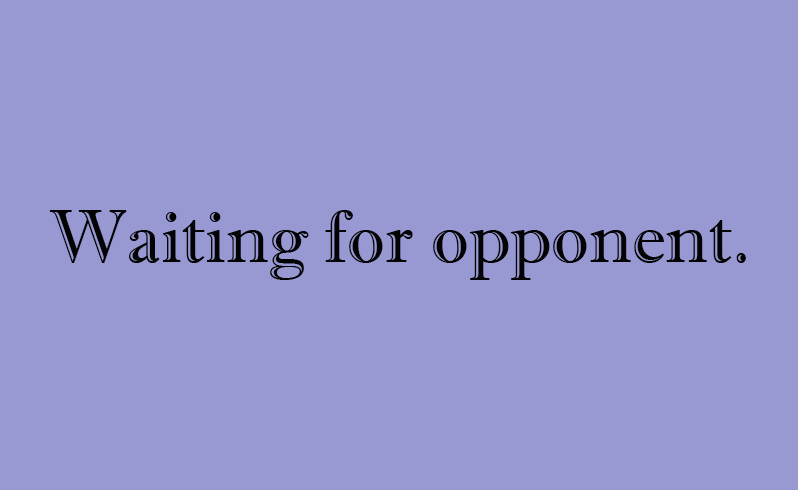
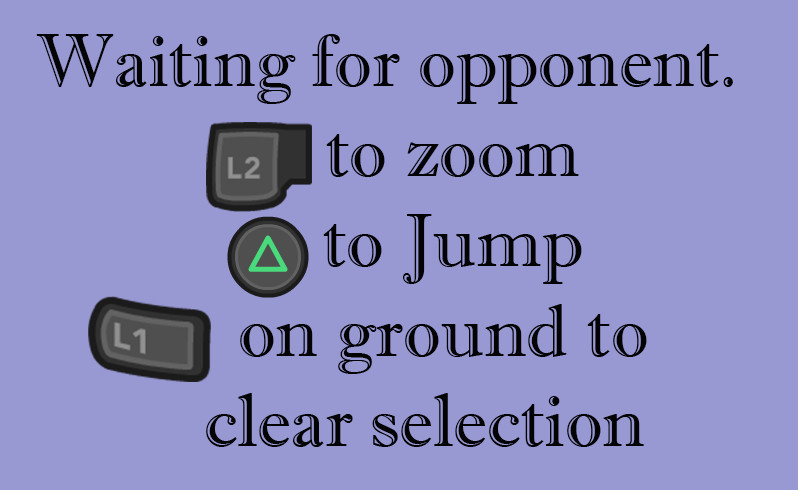
Layered file, before and after one edit (798x490). Changes by layer:
added layer "PS3_L2" above "PS3_Triangle" over (206, 122, 312, 212)
added layer "PS3_Triangle" above "PS3_L1" over (227, 216, 309, 298)
added layer "PS3_L1" (2nd of 2) above "Waiting for opponent. to zoom to Jump on g" over (88, 296, 211, 382)
renamed "Waiting for opponent." to "Waiting for opponent. to zoom to Jump on g", painted on it over (36, 34, 746, 447)
